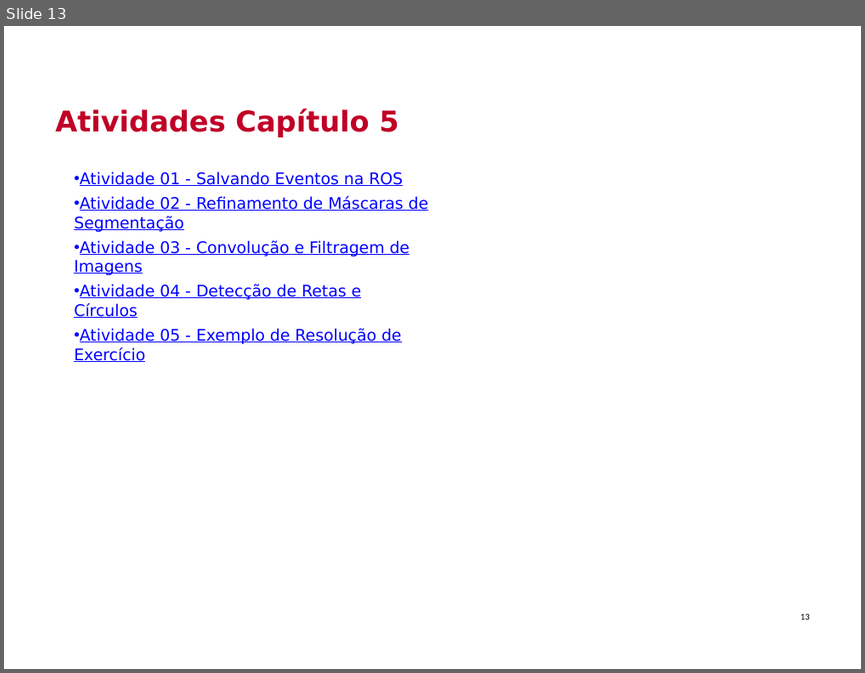
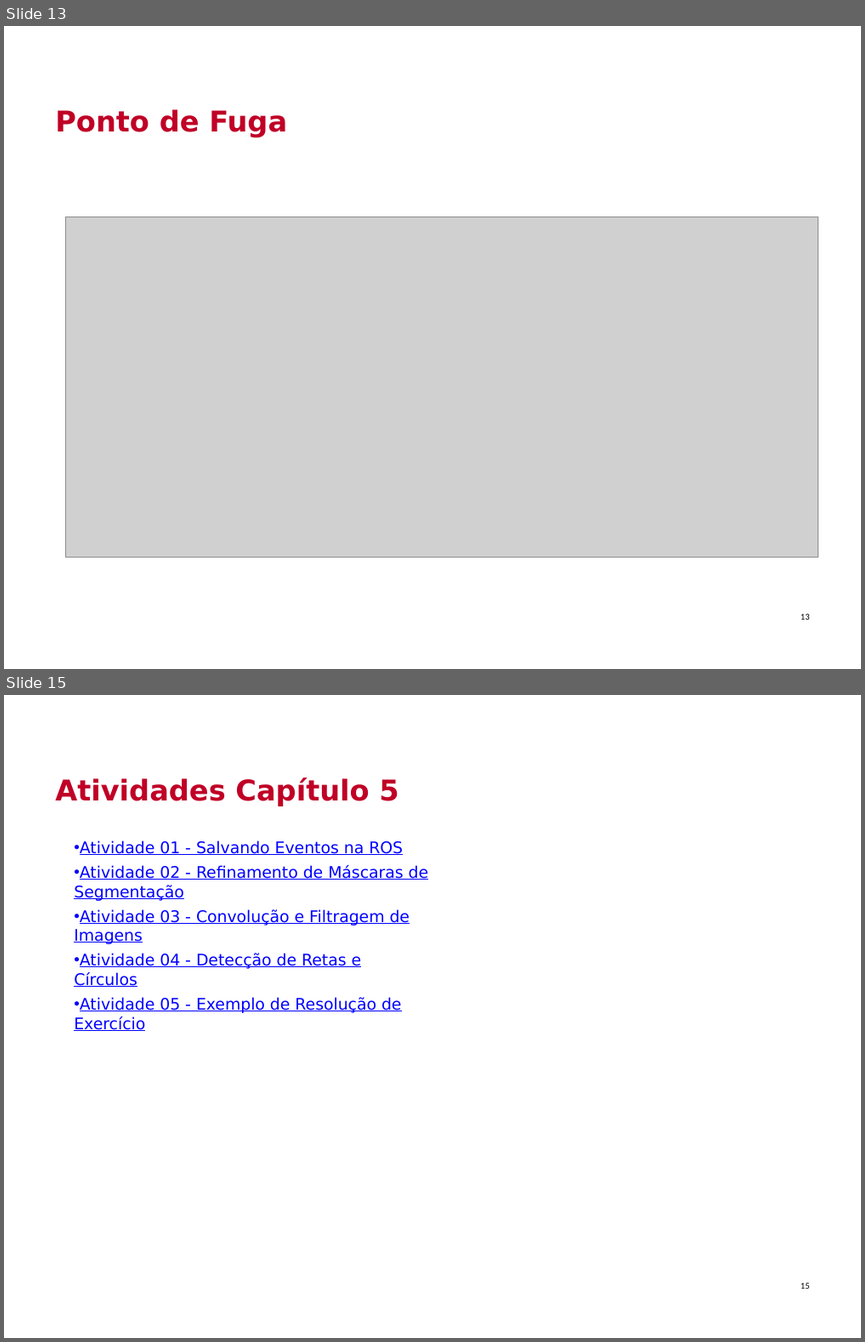
Before and after one commit to Insper/robotica-computacional, a slide deck: docs/modulos/05-visao-p2/slides.pptx. Shown one above the other, each under a label of ours: slide 13 before the commit, slides 13 and 15 after it; the slides between them are not shown. The pictures are 865x673 and 865x1342 pixels, drawn with LibreOffice and Linux fonts; fonts in the diff are those of the drawing; grey boxes stand for pictures; background and template pictures are left out. Boxes give left, top, right and bottom in pixels: in the first picture for what was removed or moved away, otherwise in the second. Text is boxed around its words. In the diff, an @@ line names an element or a change of style, - is before the commit and + after.

```diff
--- a/docs/modulos/05-visao-p2/slides.pptx
+++ b/docs/modulos/05-visao-p2/slides.pptx
@@ slide 13 added at <box>4,26,861,669</box>, background picture (left out) @@
@@ title added at <box>55,109,287,137</box>, 24 pt, text #C00026, bold @@
+Ponto de Fuga
@@ picture added at <box>66,216,818,556</box> @@
@@ page number added at <box>800,613,810,619</box>, 7.5 pt, text #000000 @@
+13
@@ what was slide 13 is now slide 15 @@
```
Also in this commit, not shown: 1 slide changed, 1 other slide added, 1 other file.
